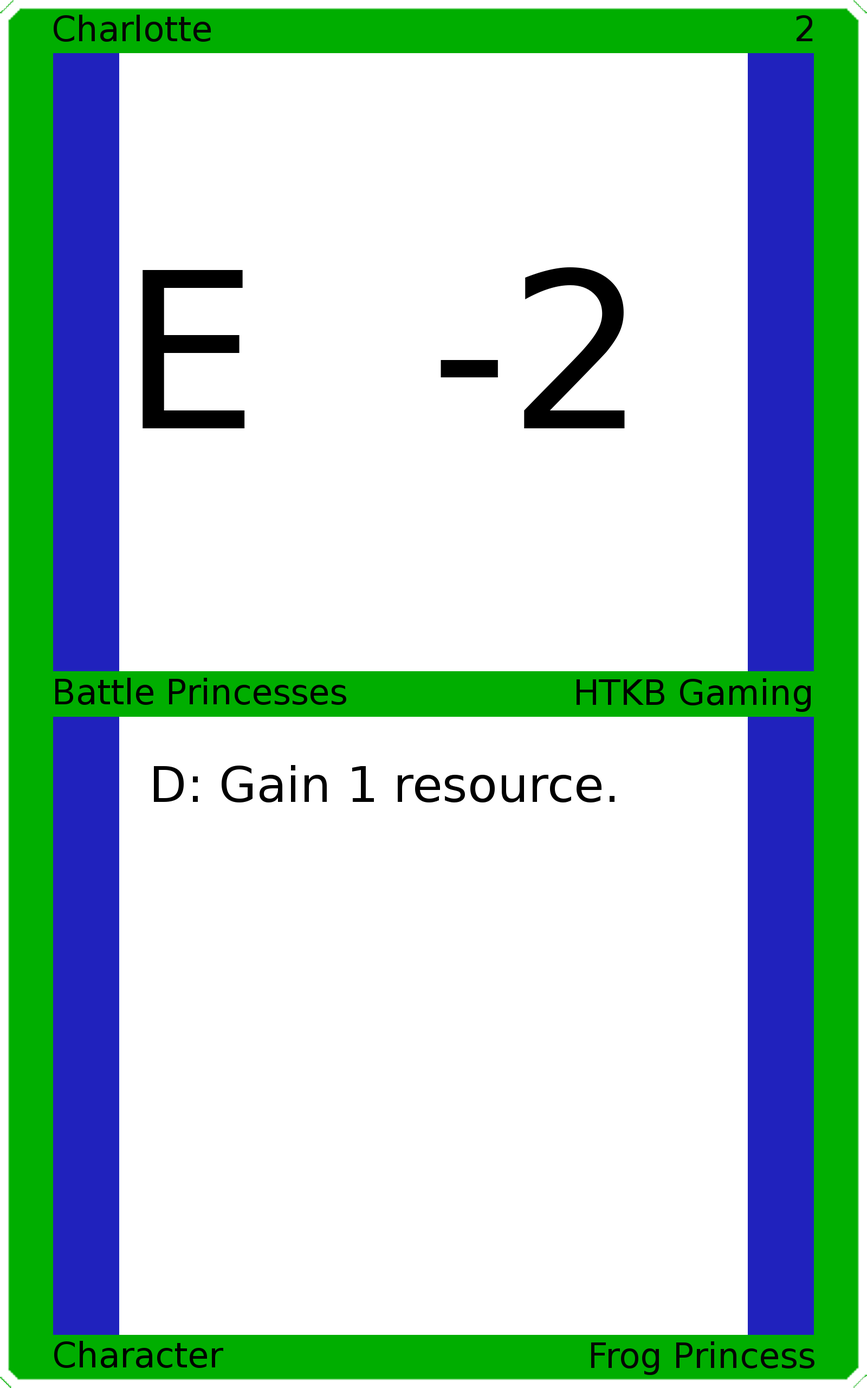
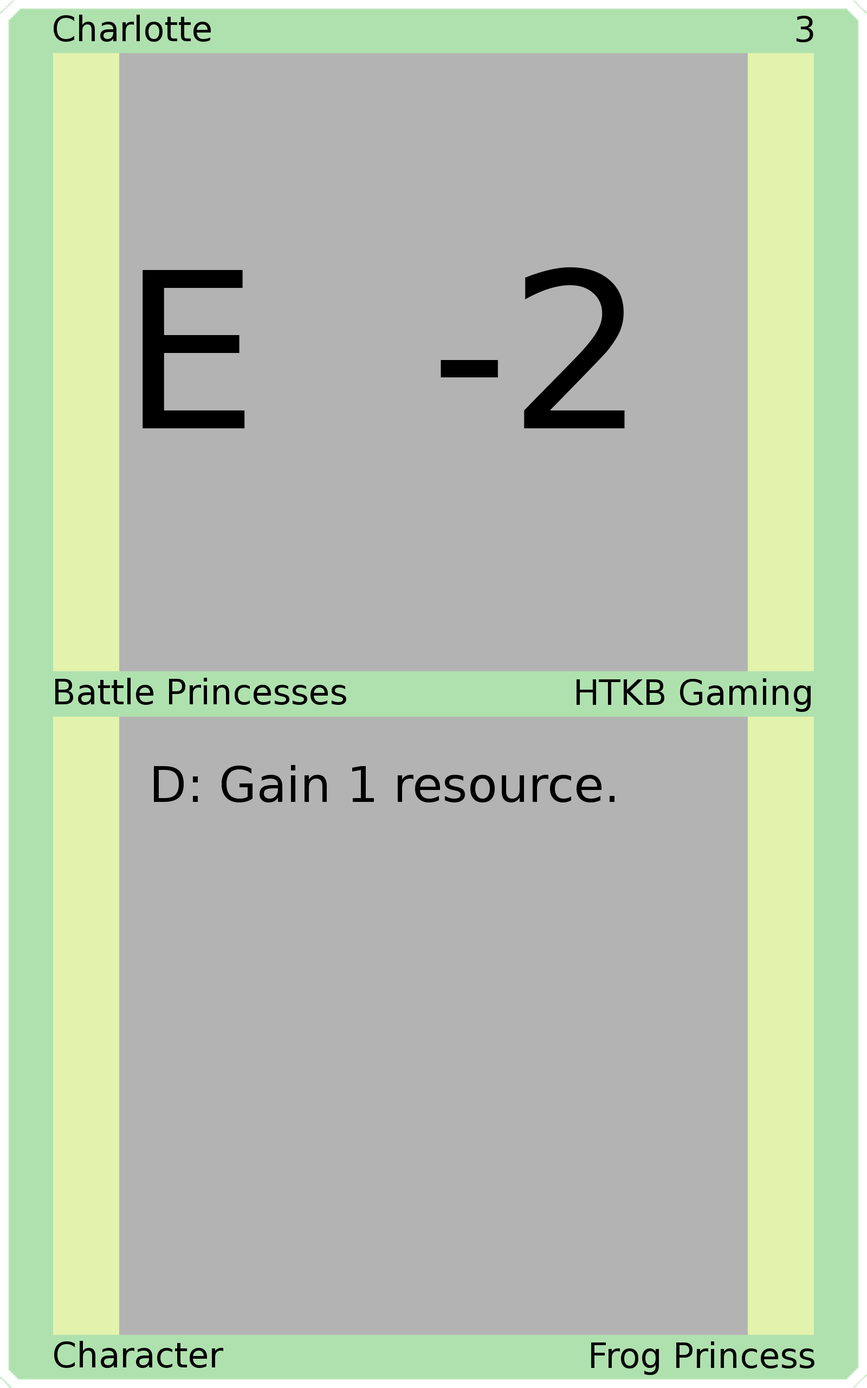
Layer changes from the first 867x1388 image to the second:
painted on "Upper Right" over [796, 15, 814, 43]
painted on "Border" over [0, 0, 867, 1388]
painted on "Top Background" over [119, 52, 748, 673]
painted on "Bottom Background" over [119, 715, 748, 1336]
painted on "Background" over [35, 35, 832, 1352]
